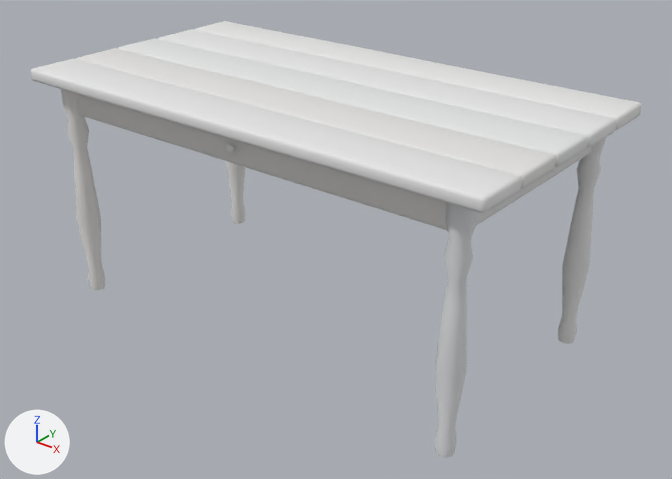
What one commit did to the glTF model assets/models/furniture/table_oak.glb.
Before and after are seen from a camera (50 mm lens) standing at (1.68, -2.018, 1.532) and looking at (0.07, -0.005, 0.284). The lights are fixed; the arrows at lower left show +X, +Y and +Z. The first picture is the older version. Vertices at exactly the same position are counted once.

Objects in the first picture: 'paint', 'wood'.
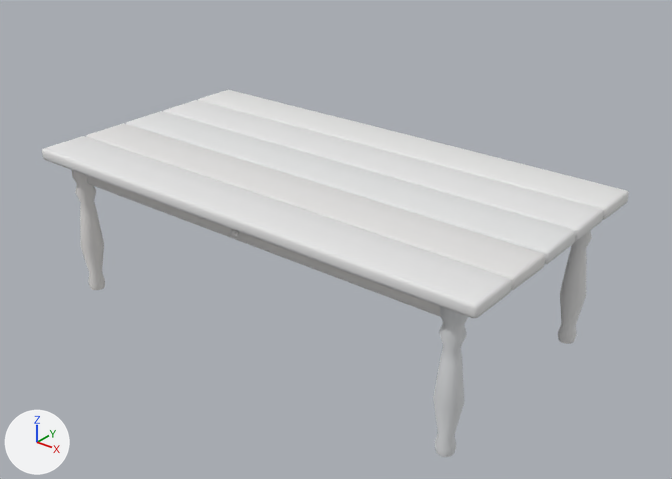
Location of each change, [x1, y1, x2, y2] in pixels of the pictures (672 x 479 px):
'wood', moved, rescaled (19% taller): before [30, 21, 642, 213]; after [42, 90, 629, 318]
'paint', reshaped (22% shorter): before [61, 89, 606, 458]; after [72, 170, 592, 457]

What changed in the scene script:
```text
Change me_platte_001:
    used by ob_wood; location = (0.0, 0.0, 0.0)
    remove me_platte_001.from_pydata(...)  # 582 vertices, 1140 faces; spans x -0.8..0.8, y -0.42..0.42, z 0.66..0.76
    add me_platte_001.from_pydata(...)  # 582 vertices, 1140 faces; spans x -0.8..0.8, y -0.42..0.42, z 0.41..0.5
    me_platte_001 part 1: the whole mesh is scaled about its middle by (1, 1, 0.885), then moved by (0.0, 0.0, -0.26)
Change me_zarge_001:
    used by ob_paint; location = (0.0, 0.0, 0.0)
    remove me_zarge_001.from_pydata(...)  # 912 vertices, 1792 faces; spans x -0.738..0.739, y -0.383..0.382, z -0.001..0.72
    add me_zarge_001.from_pydata(...)  # 912 vertices, 1792 faces; spans x -0.739..0.741, y -0.382..0.384, z 0.0..0.462
    me_zarge_001 part 2: 912 of 912 vertices moved; they spanned x -0.738..0.739, y -0.383..0.382, z -0.001..0.72 and now span x -0.739..0.741, y -0.382..0.384, z 0.0..0.462; mean shift (0.0, 0.0, -0.181)
```
